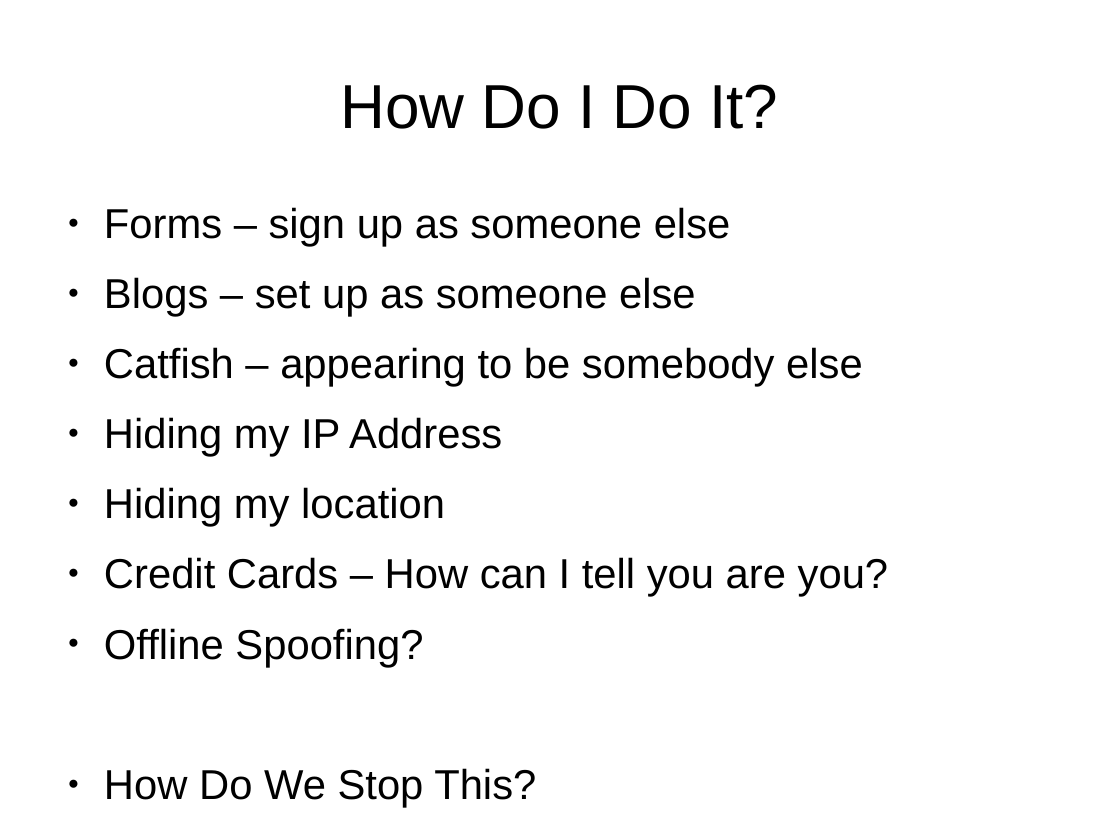
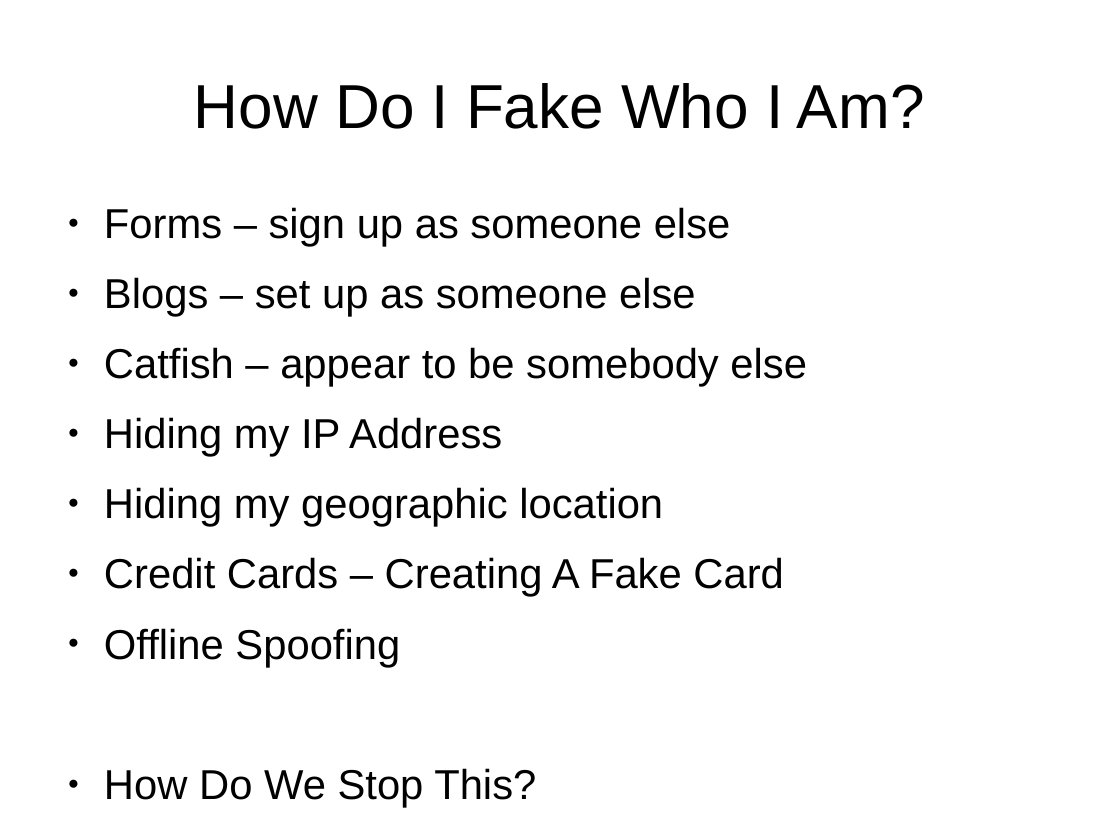
Before and after one commit to inidsol/LightningTalks, a slide deck: slide 4 of spoofing_identity.odp (slide 2 before the commit). Drawn at 1120x840 pixels with LibreOffice and Linux fonts; fonts in the diff are those of the drawing. Boxes give left, top, right and bottom in pixels: in the first picture for what was removed or moved away, otherwise in the second. Text is boxed around its words. In the diff, an @@ line names an element or a change of style, - is before the commit and + after.

```diff
--- a/spoofing_identity.odp
+++ b/spoofing_identity.odp
@@ title at <box>194,83,925,129</box>: text changed @@
-How Do I Do It?
+How Do I Fake Who I Am?
@@ text at <box>104,347,807,387</box>: text changed @@
-● Catfish – appearing to be somebody else
+● Catfish – appear to be somebody else
@@ text at <box>104,487,784,667</box>: text changed @@
-● Hiding my location
-● Credit Cards – How can I tell you are you?
-● Offline Spoofing?
+● Hiding my geographic location
+● Credit Cards – Creating A Fake Card
+● Offline Spoofing
```
Also in this commit, not shown: 4 other slides changed, 4 slides added, 2 slides removed, 2 other files.
